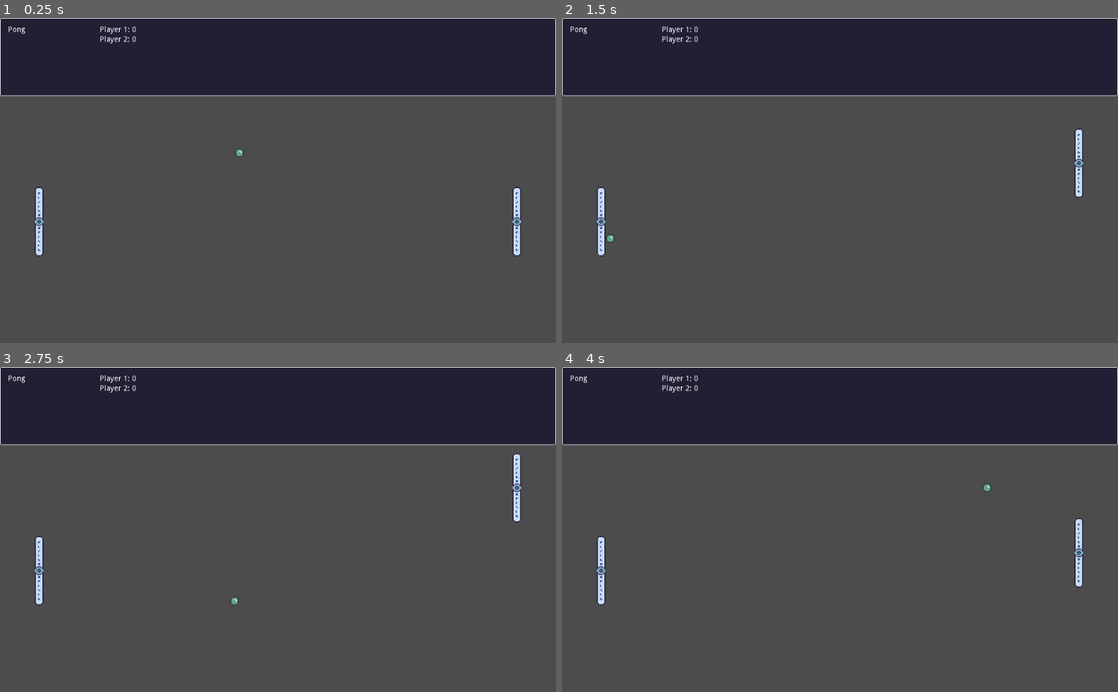
Above: before the commit, frames 1-4 (two rows, left to right).
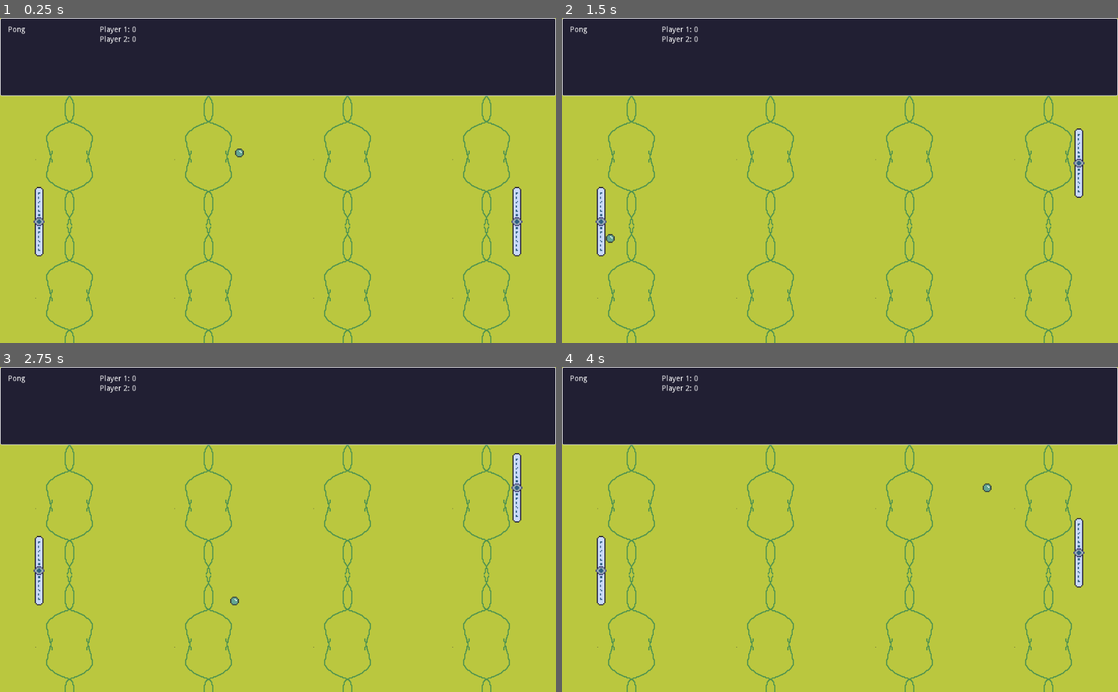
Above: after the commit, the same moments.

Repository: diego-ruiz/godot-pong
Game: Godot game, scene res://Game.tscn
The game is run twice, just before and just after one commit, with the same random seed, the same clock (stepped at 60 frames per second) and the same inputs.
Inputs:
- Up to frame 1 (0.25 s): no input
- Up to frame 2 (1.5 s): tap Enter at 0.5 s; hold Up (ui_up) 0.53-1.28 s; hold Down (ui_down) from 1.28 s (still down)
- Up to frame 3 (2.75 s): release Down (ui_down) at 2.03 s; hold Up (ui_up) from 2.03 s (still down)
- Up to frame 4 (4 s): tap Space at 3.5 s; release Up (ui_up) at 3.53 s; hold Down (ui_down) from 3.53 s (still down)

The runs differ from the first frame. In frame 1, 75% of the frame differs, in the area x 0-100%, y 0-100%; in frame 2, 75%; in frame 3, 75%; in frame 4, 75%.

Commit message:
bg update

Diff:
--- a/Game.tscn
+++ b/Game.tscn
@@ -1,9 +1,10 @@
-[gd_scene load_steps=7 format=2]
+[gd_scene load_steps=8 format=2]
 
 [ext_resource path="res://Paddle.tscn" type="PackedScene" id=1]
 [ext_resource path="res://Ball.tscn" type="PackedScene" id=2]
 [ext_resource path="res://GUI.tscn" type="PackedScene" id=3]
 [ext_resource path="res://Game.gd" type="Script" id=4]
+[ext_resource path="res://bg.png" type="Texture" id=5]
 
 [sub_resource type="RectangleShape2D" id=1]
 extents = Vector2( 736, 8 )
@@ -13,6 +14,16 @@
 
 [node name="Game" type="Node"]
 script = ExtResource( 4 )
+
+[node name="BG" type="TextureRect" parent="."]
+anchor_right = 1.0
+anchor_bottom = 1.0
+texture = ExtResource( 5 )
+expand = true
+stretch_mode = 2
+__meta__ = {
+"_edit_use_anchors_": false
+}
 
 [node name="GUI" parent="." instance=ExtResource( 3 )]
 anchor_bottom = 0.0
Binary file added: bg.aseprite
Binary file added: bg.png
Not shown, added: bg.png.import
